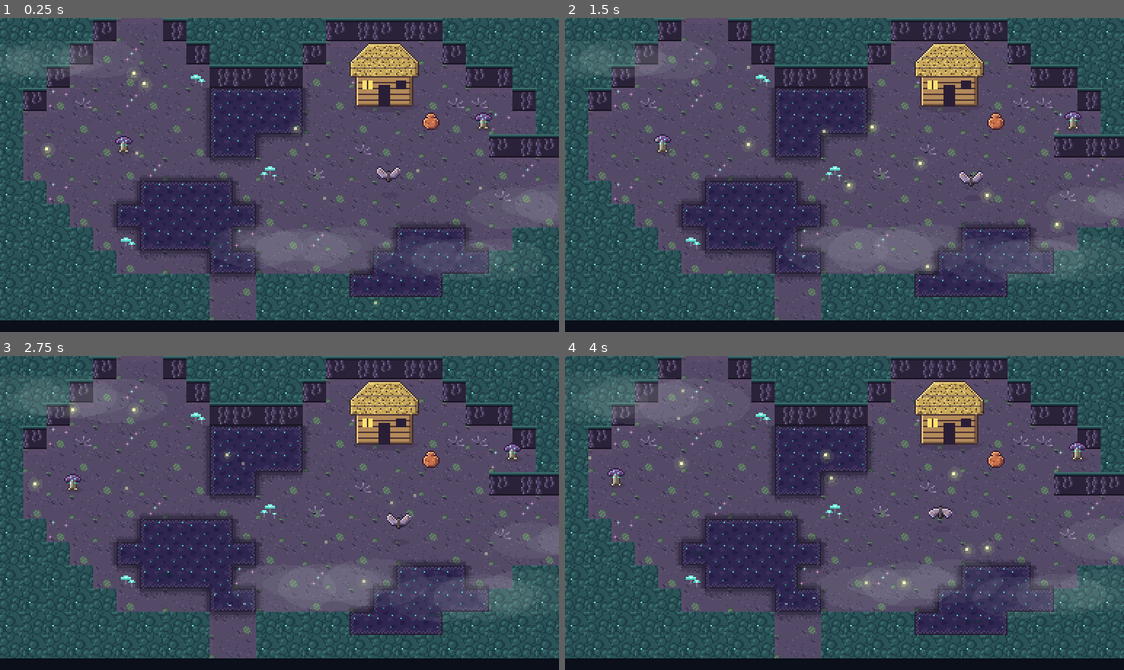
Above: before the commit, frames 1-4 (two rows, left to right).
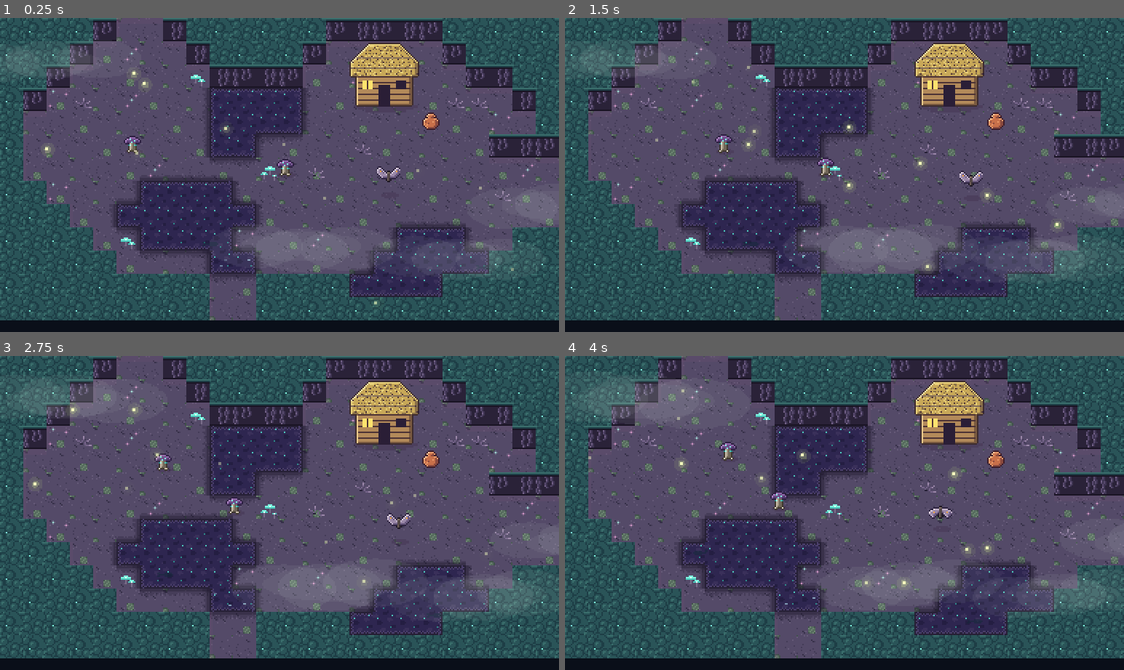
Above: after the commit, the same moments.

Repository: ashciraulo/Leviathan
Game: Godot game, scene res://rooms/room_3_2.tscn
Two runs of this game, one before a commit and one after it. Both use one fixed random seed, a clock stepped at 60 frames per second and the inputs below. This scene is started directly instead of the project's main scene.
Inputs (mouse positions are in pixels of both pictures, inside the frame that each line leads up to):
- Up to frame 1 (0.25 s): no input
- Up to frame 2 (1.5 s): tap Enter (ui_accept) at 0.5, 0.77, 1.07 s; move the mouse to (967, 159) at 0.52 s; hold D (move_right) 0.53-1.25 s; hold J (attack) 0.53-1.25 s; click (967, 159) at 0.67 s; drag from (732, 190) to (1068, 118) at 1.27 s
- Up to frame 3 (2.75 s): move the mouse to (335, 443) at 2.02 s; hold D (move_right) from 2.03 s (still down); hold K (interact) from 2.03 s (still down)
- Up to frame 4 (4 s): release D (move_right) at 2.75 s; release K (interact) at 2.75 s; drag from (816, 575) to (1079, 453) at 2.77 s; move the mouse to (1012, 560) at 3.52 s; hold A (move_left) from 3.53 s (still down); hold I (item_2) from 3.53 s (still down); tap Enter (ui_accept) at 3.77 s

The runs differ from the first frame. In frame 1, 0.4% of the frame differs, in the area x 20-89%, y 30-51%; in frame 2, 0.5%, in the area x 15-93%, y 29-51%; in frame 3, 0.4%; in frame 4, 0.5%.

Commit message:
Review fixes: Rootmaze shot stands on floor, Witherroot's Sporecap clear of Wick's lantern, one signpost per room checked
Co-Authored-By: Claude Opus 5.5 <noreply@anthropic.com>
Claude-Session: https://claude.ai/code/session_01UYEn5XZXkHTUvmfLbrhNvJ

Diff:
--- a/rooms/room_3_2.tscn
+++ b/rooms/room_3_2.tscn
@@ -10,9 +10,9 @@
 ####....######.....#####
 ###......####.......####
 ##.......~~~~...H.....##
-#........~~~~.....o.q..#
+#........~~~~.....o....#
 #....q...~~..........###
-#.......................
+#...........q...........
 ##....~~~~......w.......
 ###..~~~~~~.............
 ####..~~~~.......~~~..##
--- a/tests/screenshots.gd
+++ b/tests/screenshots.gd
@@ -2083,7 +2083,7 @@
 		Vector2i(4, -2): ["pacing_mothlight", Vector2i(12, 11)],
 		Vector2i(5, 1): ["pacing_stillwater", Vector2i(8, 3)],
 		Vector2i(6, -2): ["pacing_brine_spring", Vector2i(16, 9)],
-		Vector2i(6, -1): ["pacing_rootmaze", Vector2i(20, 3)],
+		Vector2i(6, -1): ["pacing_rootmaze", Vector2i(21, 2)],
 		Vector2i(6, 0): ["pacing_tangle_shore", Vector2i(12, 3)],
 		Vector2i(7, -2): ["pacing_ashfall_gate", Vector2i(5, 6)],
 		Vector2i(7, 0): ["pacing_bleached_strand", Vector2i(16, 5)],
